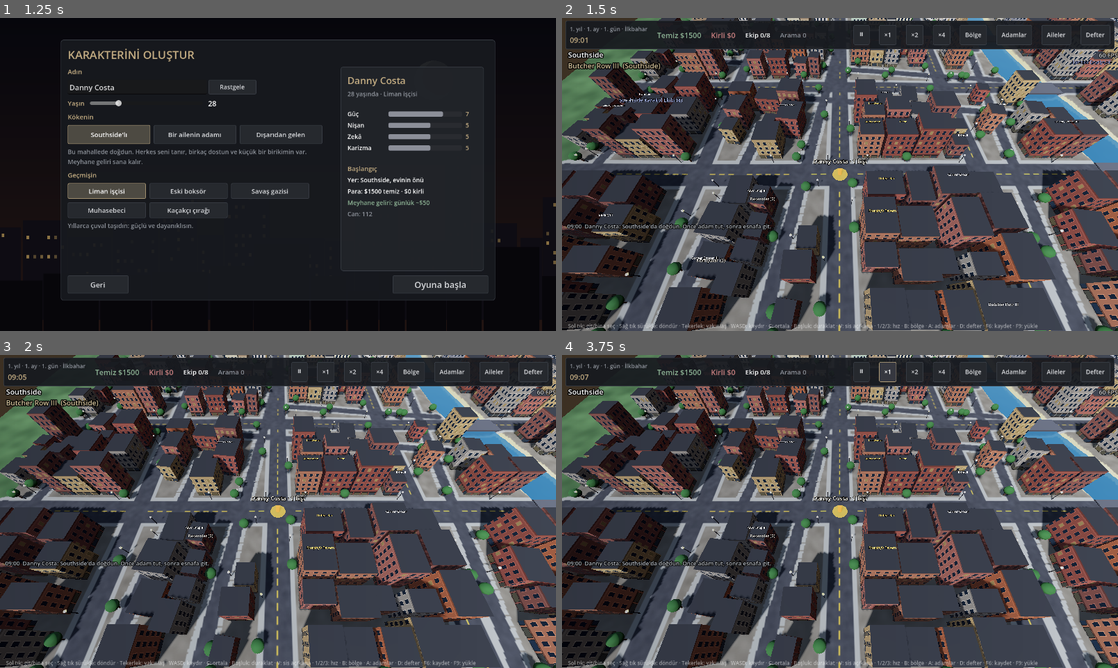
Above: before the commit, frames 1-4 (two rows, left to right).
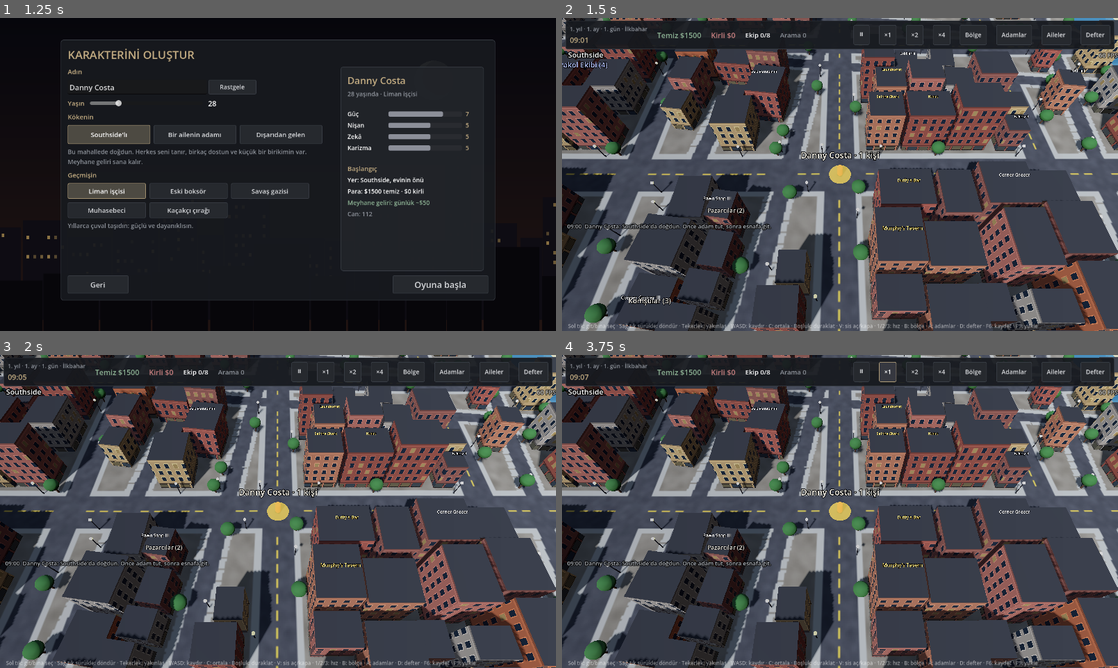
Above: after the commit, the same moments.

Repository: husnytarik/kara-kalem
Game: Godot game, scene res://scenes/menu.tscn
Two runs of this game, one before a commit and one after it. Both use one fixed random seed, a clock stepped at 60 frames per second and the inputs below.
Inputs:
- Up to frame 1 (1.25 s): click "Yeni oyun" at 0.5 s
- Up to frame 2 (1.5 s): click "Oyuna başla" at 1.25 s
- Up to frame 3 (2 s): no input
- Up to frame 4 (3.75 s): click "⏸" at 2 s; click "⏸" at 2.75 s; click "×1" at 3.5 s

Frame 1 is identical in both runs. In frame 2, 60% of the frame differs, in the area x 0-100%, y 0-100%; in frame 3, 60%; in frame 4, 60%.

Commit message:
Godot: kamera maks zoom 300, far 900, fov 55, uzak binalar cizilmez
Co-Authored-By: Claude Sonnet 5.5 <noreply@anthropic.com>

Diff:
--- a/godot/scripts/characters/ust_kamera.gd
+++ b/godot/scripts/characters/ust_kamera.gd
@@ -1,6 +1,8 @@
 extends Node3D
 # Mount & Blade tarzı harita kamerası: yukarıdan, karakteri takip eder.
 # Sağ tık sürükle: döndür/eğ · Tekerlek: yakınlaş · WASD/ok: kaydır · C: karakteri ortala
+
+const MAKS_MESAFE := 300.0   # en uzak yakınlaşma (eskiden 800)
 
 var hedef: Node3D
 var mesafe := 110.0
@@ -16,7 +18,8 @@
 	top_level = true
 	_kam = Camera3D.new()
 	_kam.current = true
-	_kam.far = 3000.0
+	_kam.far = 900.0
+	_kam.fov = 55.0
 	add_child(_kam)
 	_son = Time.get_ticks_usec()
 
@@ -31,7 +34,7 @@
 		if e.button_index == MOUSE_BUTTON_WHEEL_UP:
 			mesafe = maxf(25.0, mesafe * 0.9)
 		elif e.button_index == MOUSE_BUTTON_WHEEL_DOWN:
-			mesafe = minf(800.0, mesafe * 1.1)
+			mesafe = minf(MAKS_MESAFE, mesafe * 1.1)
 	elif e is InputEventKey and e.pressed and e.keycode == KEY_C:
 		_kayma = Vector3.ZERO
 
--- a/godot/scripts/core/bina.gd
+++ b/godot/scripts/core/bina.gd
@@ -40,6 +40,7 @@
 		if _kutu == null:
 			_kutu = MeshInstance3D.new()
 			_kutu.mesh = BoxMesh.new()
+			_kutu.visibility_range_end = 520.0   # kameradan çok uzaktaki binalar çizilmez
 			add_child(_kutu)
 		(_kutu.mesh as BoxMesh).size = boyut
 		_kutu.position = Vector3(0, boyut.y / 2.0, 0)
